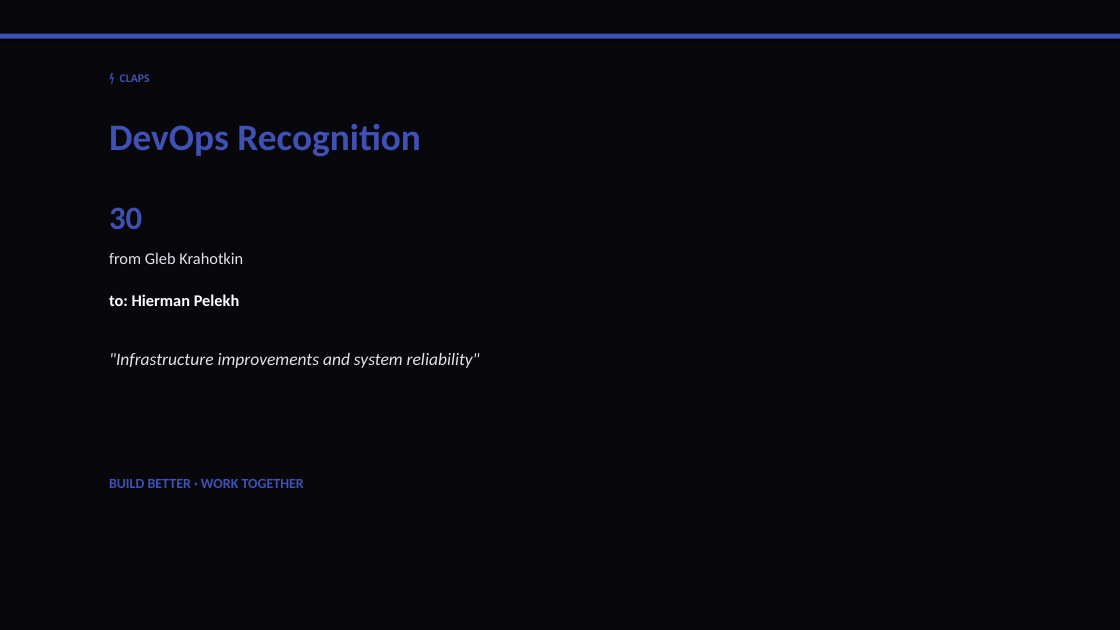
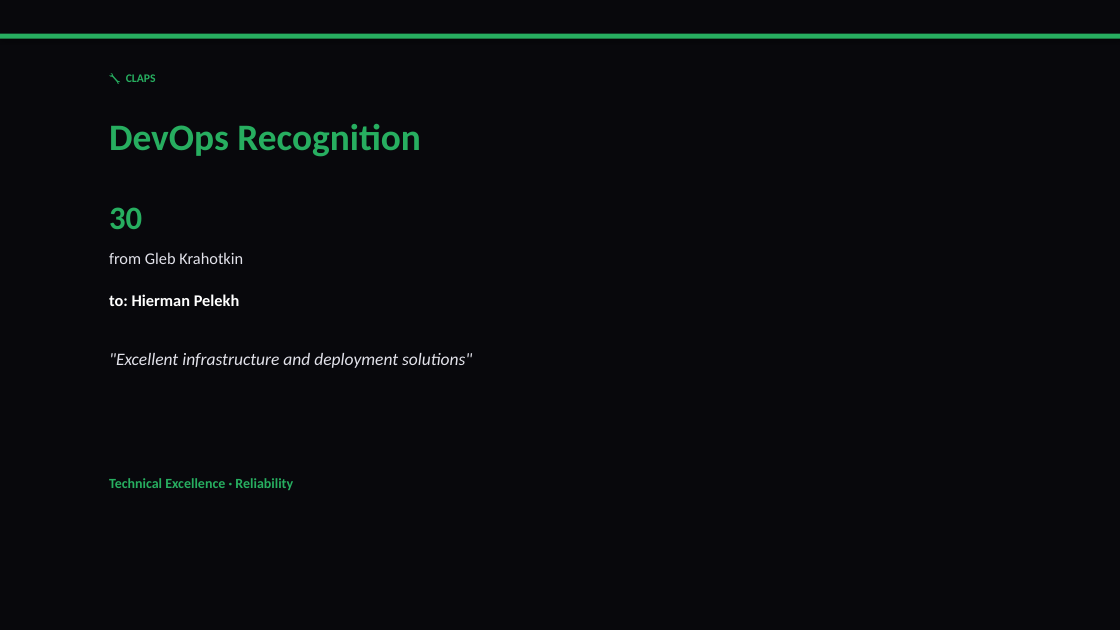
Before and after one commit to liliyagarifullina-maker/appodeal-pulse, a slide deck: slide 9 of data/archive/pulse_2026-03-12.pptx (slide 8 before the commit). Drawn at 1120x630 pixels with LibreOffice and Linux fonts; fonts in the diff are those of the drawing. Boxes give left, top, right and bottom in pixels: in the first picture for what was removed or moved away, otherwise in the second. Text is boxed around its words. In the diff, an @@ line names an element or a change of style, - is before the commit and + after.

```diff
--- a/data/archive/pulse_2026-03-12.pptx
+++ b/data/archive/pulse_2026-03-12.pptx
@@ rectangle at (x1=0, y1=34, x2=1120, y2=39): fill #3F51B5 to #27AE60 @@
@@ text at (x1=126, y1=74, x2=156, y2=82): text changed; text colour #3F51B5 to #27AE60 @@
-⚡ CLAPS
+🔧 CLAPS
@@ text "DevOps Recognition" at (x1=109, y1=124, x2=421, y2=157): text colour #3F51B5 to #27AE60 @@
@@ text "30" at (x1=109, y1=207, x2=142, y2=229): text colour #3F51B5 to #27AE60 @@
@@ text at (x1=109, y1=353, x2=472, y2=368): text changed @@
-"Infrastructure improvements and system reliability"
+"Excellent infrastructure and deployment solutions"
@@ text at (x1=109, y1=478, x2=293, y2=490): text changed; text colour #3F51B5 to #27AE60 @@
-BUILD BETTER · WORK TOGETHER
+Technical Excellence · Reliability
```
Also in this commit, not shown: 11 other slides changed, 5 slides added, 4 slides removed, 2 other files.
